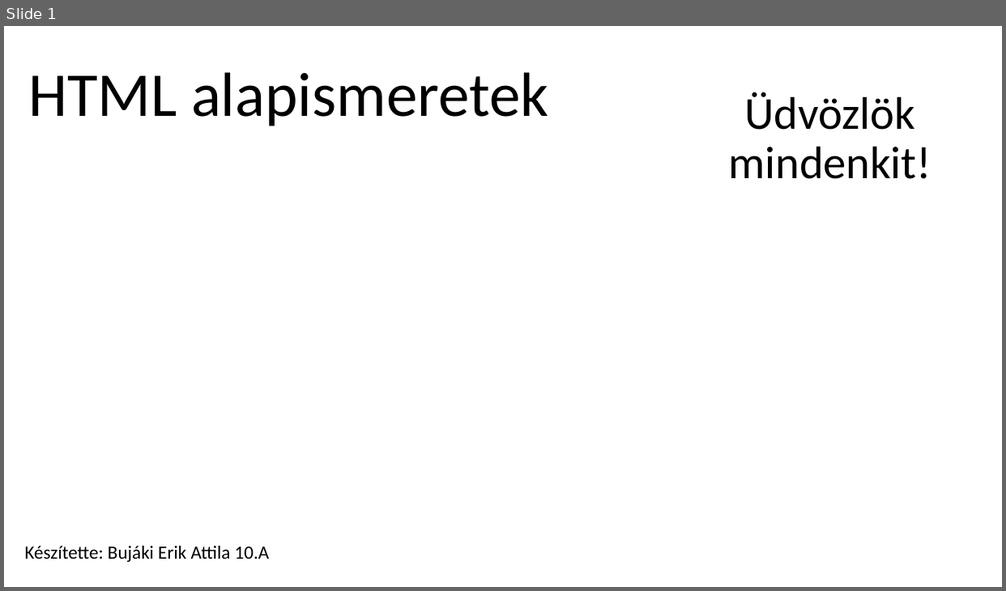
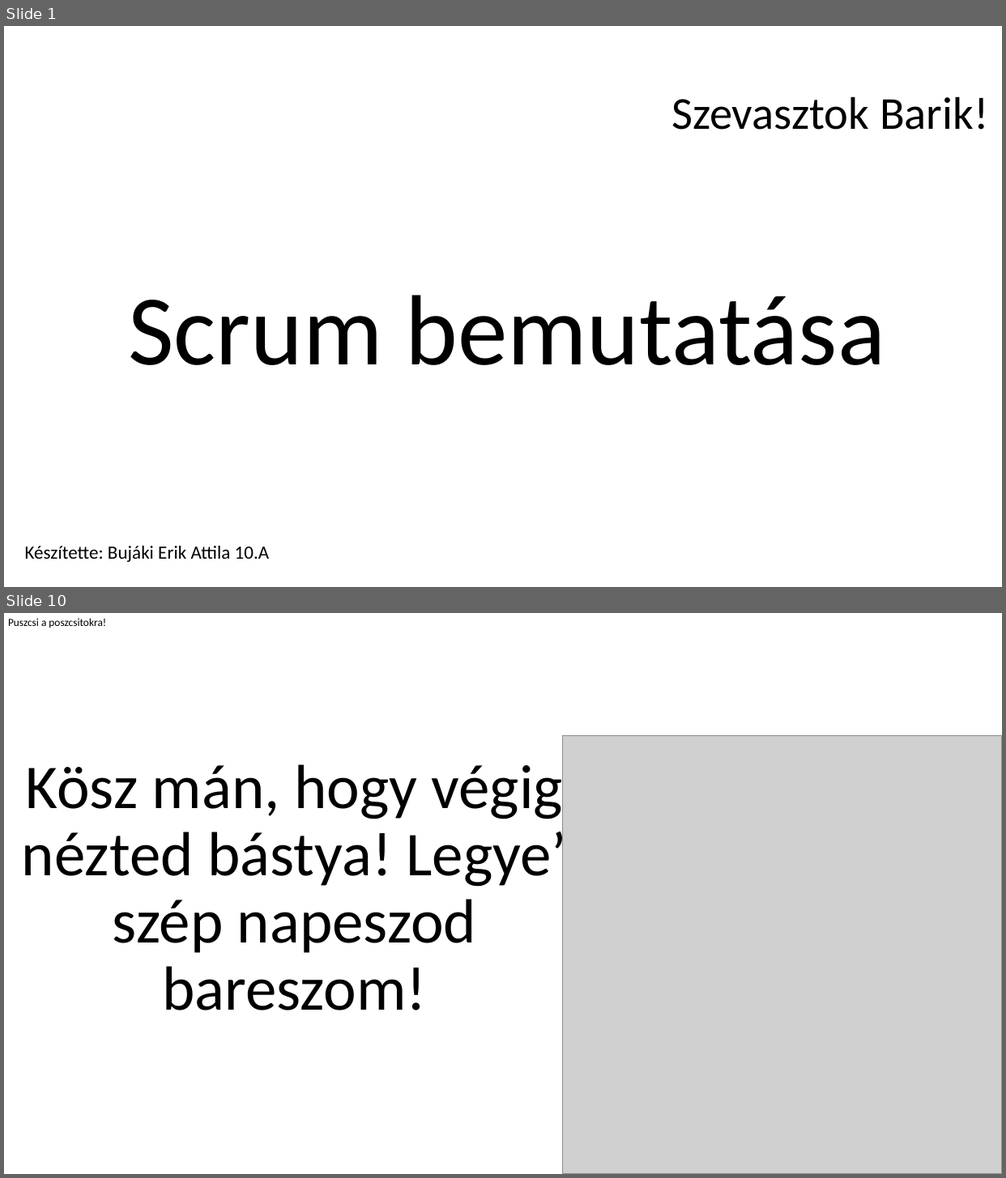
Before and after one commit to MrErik402/PPT, a slide deck: IKT Projekt feladat.pptx. Shown one above the other, each under a label of ours: slide 1 before the commit, slides 1 and 10 after it; the slides between them are not shown. The pictures are 1006x591 and 1006x1178 pixels, drawn with LibreOffice and Linux fonts; fonts in the diff are those of the drawing; grey boxes stand for pictures; background and template pictures are left out. Boxes give left, top, right and bottom in pixels: in the first picture for what was removed or moved away, otherwise in the second. Text is boxed around its words. In the diff, an @@ line names an element or a change of style, - is before the commit and + after.

```diff
--- a/IKT Projekt feladat.pptx
+++ b/IKT Projekt feladat.pptx
@@ slide 10 added at <box>4,613,1002,1174</box>, background #FFFFFF @@
@@ subtitle added at <box>8,618,106,628</box>, 10.5 pt, text #000000 @@
+Puszcsi a poszcsitokra!
@@ title added at <box>22,756,567,1011</box>, 60 pt, text #000000 @@
+Kösz mán, hogy végig nézted bástya! Legye’ szép napeszod bareszom!
@@ picture added at <box>562,736,1002,1174</box> @@
@@ slide 1 changed as well @@
@@ title removed at <box>28,72,548,126</box> @@
-HTML alapismeretek
@@ subtitle at <box>671,96,988,130</box>: text changed @@
-Üdvözlök mindenkit!
+Szevasztok Barik!
@@ title added at <box>128,295,885,365</box>, 96 pt, text #000000 @@
+Scrum bemutatása
```
Also in this commit, not shown: 8 other slides added, 1 slide removed.
